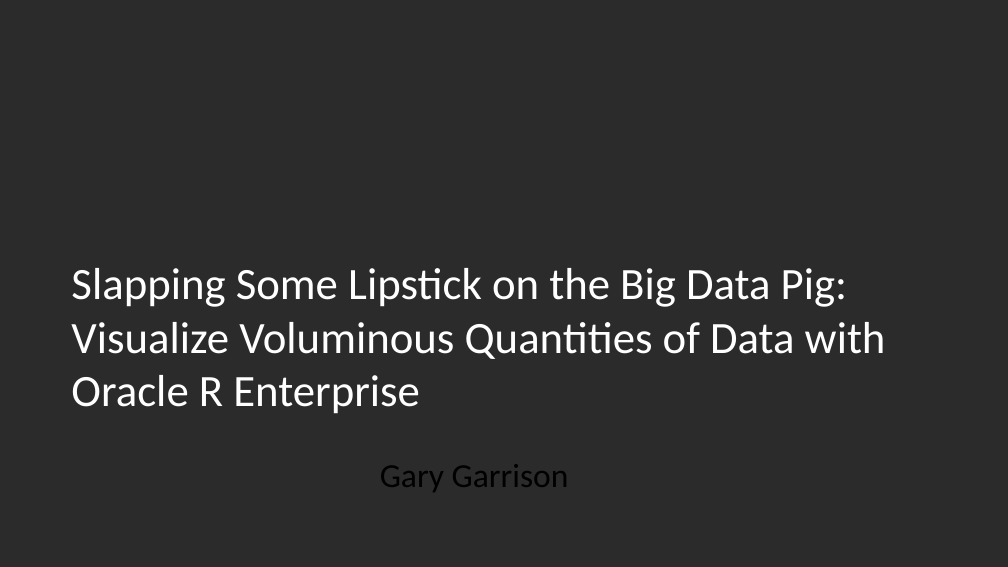
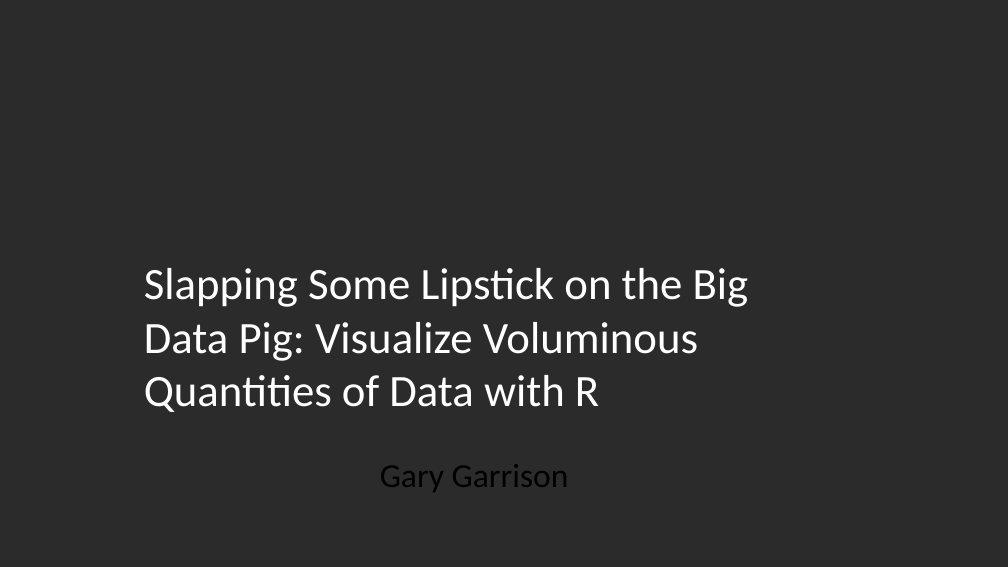
Before and after one commit to gwgarrison/rmoug_2015, a slide deck: slide 1 of garrison_presentation.pptx. Drawn at 1008x567 pixels with LibreOffice and Linux fonts; fonts in the diff are those of the drawing; background and template pictures are left out; a plain dark background stands for a picture behind light text. Boxes give left, top, right and bottom in pixels: in the first picture for what was removed or moved away, otherwise in the second. Text is boxed around its words. In the diff, an @@ line names an element or a change of style, - is before the commit and + after.

```diff
--- a/garrison_presentation.pptx
+++ b/garrison_presentation.pptx
@@ title at [144, 268, 749, 412]: text changed @@
-Slapping Some Lipstick on the Big Data Pig: Visualize Voluminous Quantities of Data with Oracle R Enterprise
+Slapping Some Lipstick on the Big Data Pig: Visualize Voluminous Quantities of Data with R
```
Also in this commit, not shown: 11 other files.
